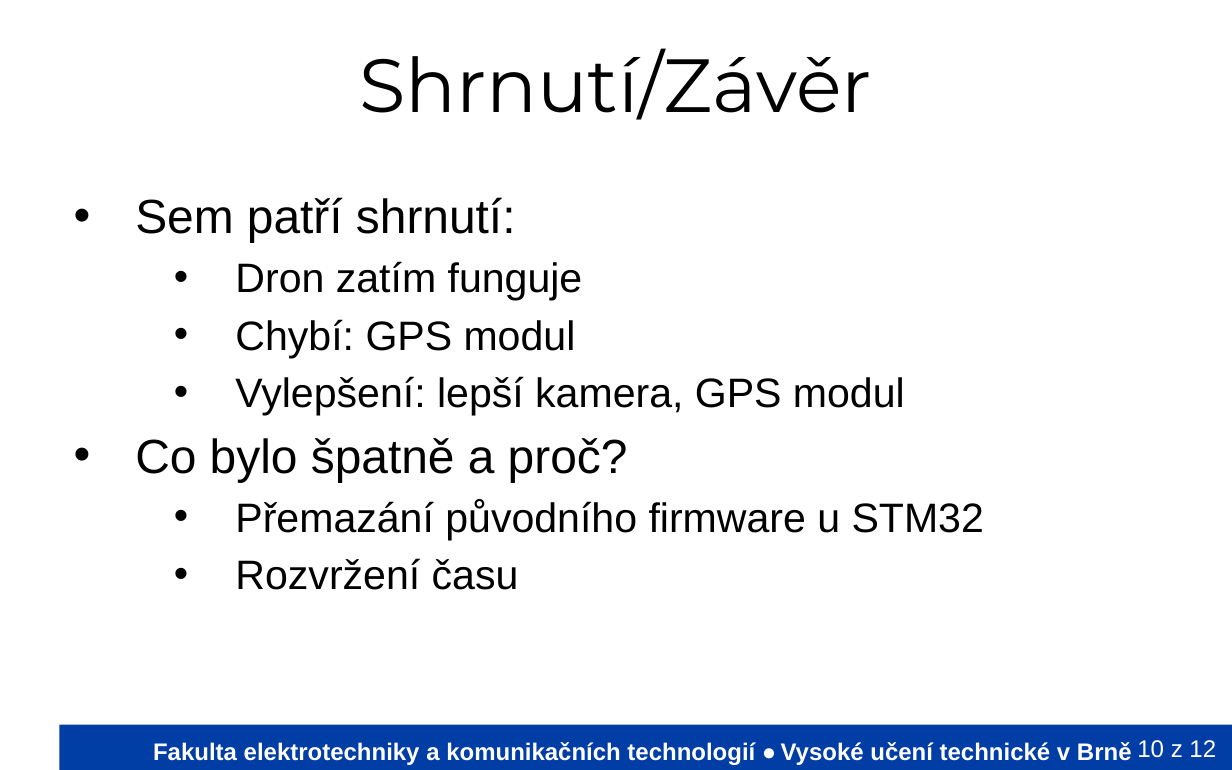
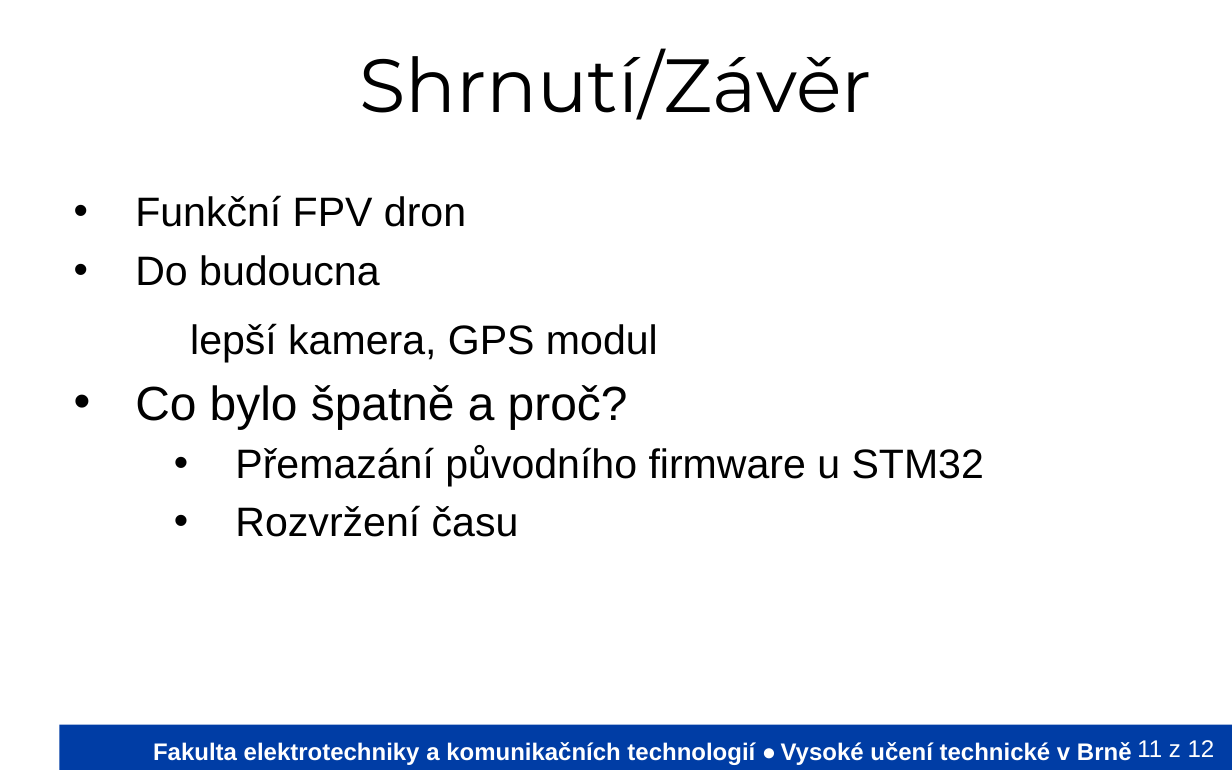
Before and after one commit to Mi-Tom/micro-controlers, a slide deck: slide 11 of PrezentaceVUT/VyvojovyDiagramVUT.odp (slide 10 before the commit). Drawn at 1232x770 pixels with LibreOffice and Linux fonts; fonts in the diff are those of the drawing; background and template pictures are left out. Boxes give left, top, right and bottom in pixels: in the first picture for what was removed or moved away, otherwise in the second. Text is boxed around its words. In the diff, an @@ line names an element or a change of style, - is before the commit and + after.

```diff
--- a/PrezentaceVUT/VyvojovyDiagramVUT.odp
+++ b/PrezentaceVUT/VyvojovyDiagramVUT.odp
@@ text at (135,195,658,362): text changed @@
-• Sem patří shrnutí:
-  • Dron zatím funguje
-  • Chybí: GPS modul
-  • Vylepšení: lepší kamera, GPS modul
+• Funkční FPV dron
+• Do budoucna
+  − lepší kamera, GPS modul
@@ page number at (1137,740,1215,757): text changed @@
-10 z 12
+11 z 12
```
Also in this commit, not shown: 3 other slides changed, 1 slide added, 1 other file.
